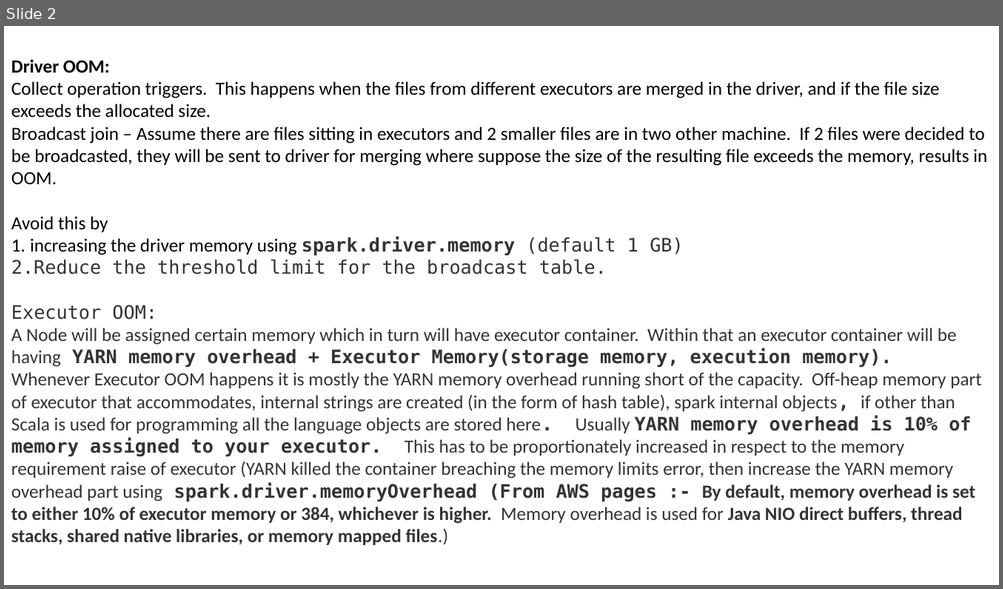
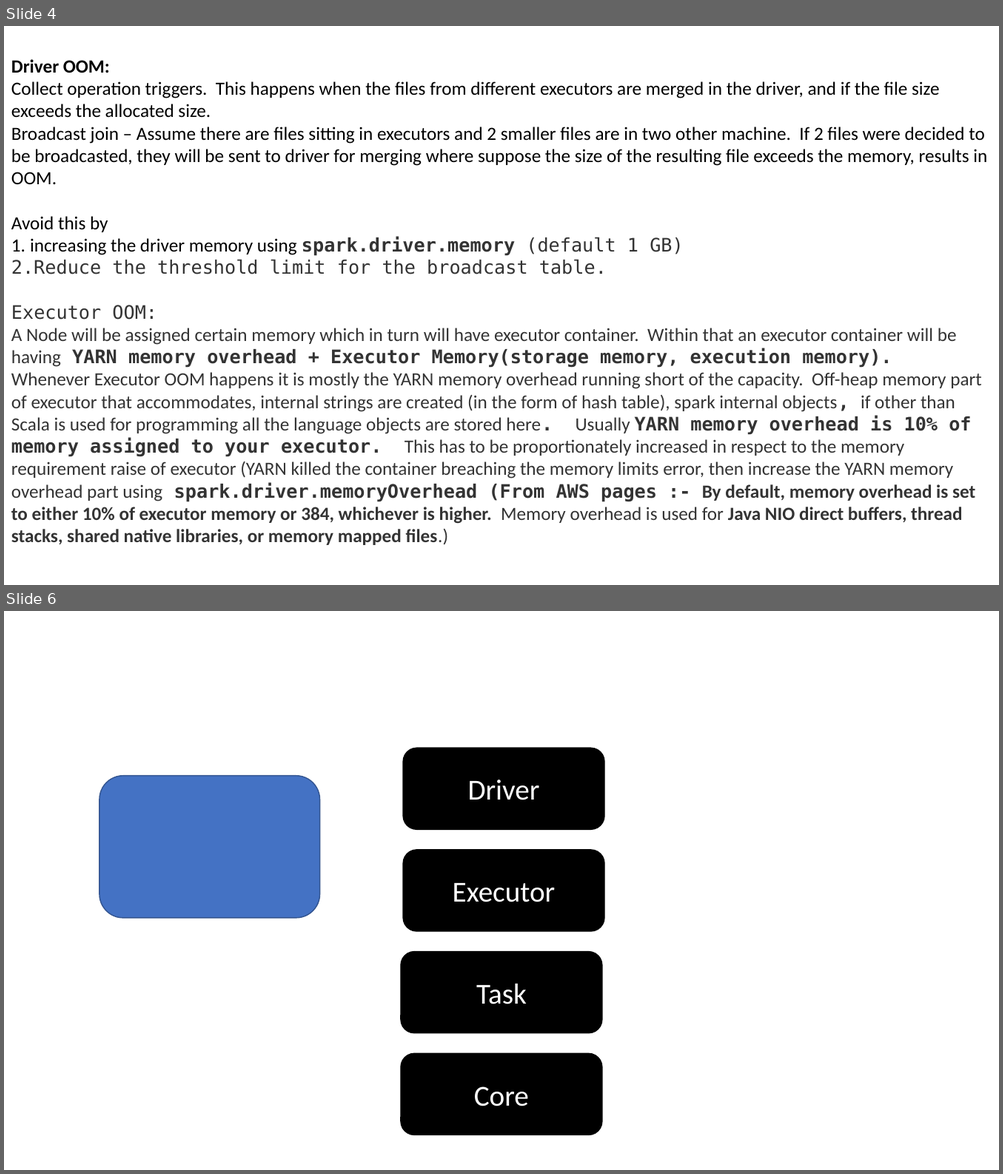
Before and after one commit to samRddhimat/onlinefiles, a slide deck: Spark Memory Tips.pptx. Shown one above the other, each under a label of ours: slide 2 before the commit, slides 4 and 6 after it; the slides between them are not shown. The pictures are 1003x589 and 1003x1174 pixels, drawn with LibreOffice and Linux fonts; fonts in the diff are those of the drawing. Boxes give left, top, right and bottom in pixels: in the first picture for what was removed or moved away, otherwise in the second. Text is boxed around its words. In the diff, an @@ line names an element or a change of style, - is before the commit and + after.

```diff
--- a/Spark Memory Tips.pptx
+++ b/Spark Memory Tips.pptx
@@ slide 6 added at bbox=[4, 611, 999, 1170], background #FFFFFF @@
@@ rounded rectangle added at bbox=[403, 749, 605, 829], fill #000000, outline #000000 1 pt, 28 pt, text #FFFFFF @@
+Driver
@@ rounded rectangle added at bbox=[99, 776, 319, 918], fill #4472C4, outline #325491 1 pt @@
@@ rounded rectangle added at bbox=[403, 850, 605, 931], fill #000000, outline #000000 1 pt, 28 pt, text #FFFFFF @@
+Executor
@@ rounded rectangle added at bbox=[401, 952, 603, 1034], fill #000000, outline #000000 1 pt, 28 pt, text #FFFFFF @@
+Task
@@ rounded rectangle added at bbox=[401, 1054, 603, 1136], fill #000000, outline #000000 1 pt, 28 pt, text #FFFFFF @@
+Core
@@ what was slide 2 is now slide 4 @@
```
Also in this commit, not shown: 1 slide changed, 5 other slides added, 4 slides removed.
